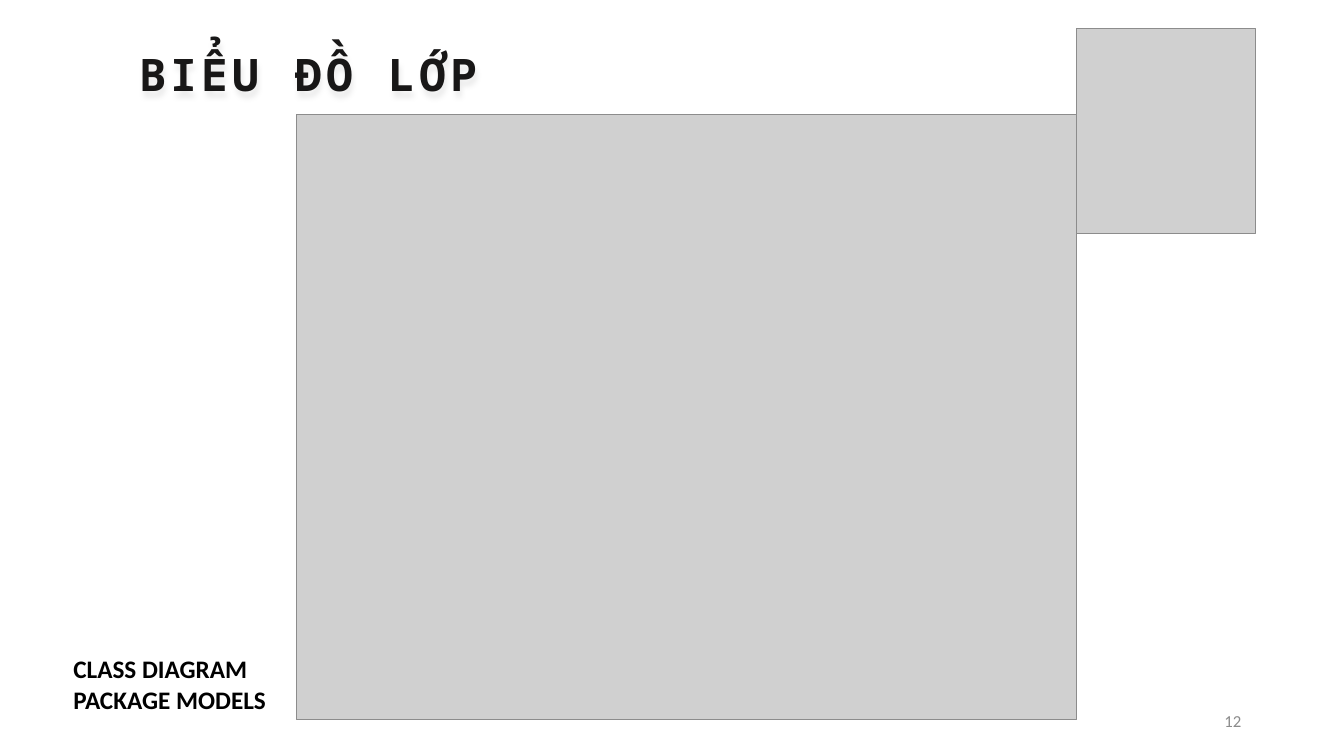
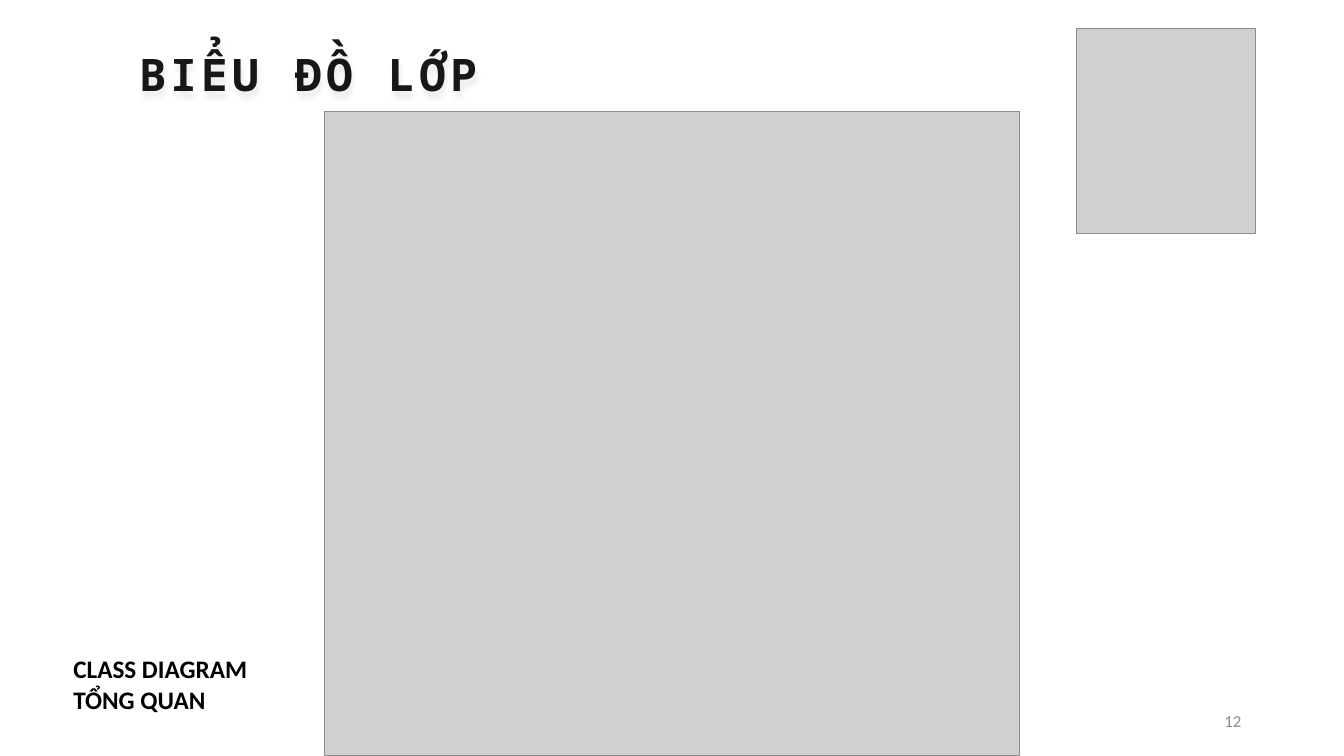
Before and after one commit to thanhhff/Cafe-Manager, a slide deck: slide 12 of report/FinalReport.pptx. Drawn at 1344x756 pixels with LibreOffice and Linux fonts; fonts in the diff are those of the drawing; grey boxes stand for pictures. Boxes give left, top, right and bottom in pixels: in the first picture for what was removed or moved away, otherwise in the second. Text is boxed around its words. In the diff, an @@ line names an element or a change of style, - is before the commit and + after.

```diff
--- a/report/FinalReport.pptx
+++ b/report/FinalReport.pptx
@@ picture: place and size @@
-picture at [296, 114, 1078, 720]
+picture at [325, 111, 1020, 756]
@@ text at [73, 688, 205, 713]: text changed @@
-PACKAGE MODELS
+TỔNG QUAN
```
Also in this commit, not shown: 7 other slides changed.
